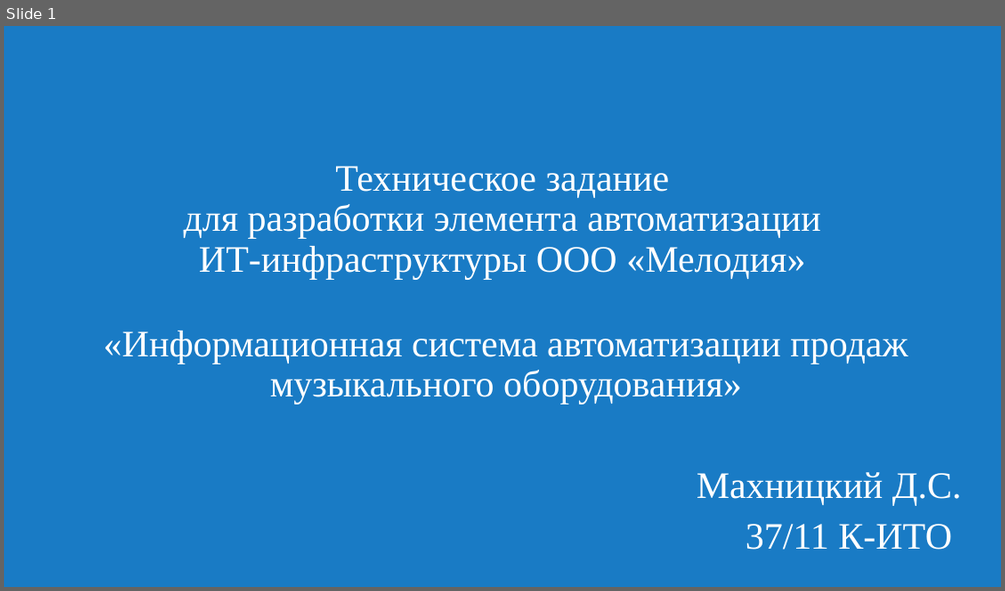
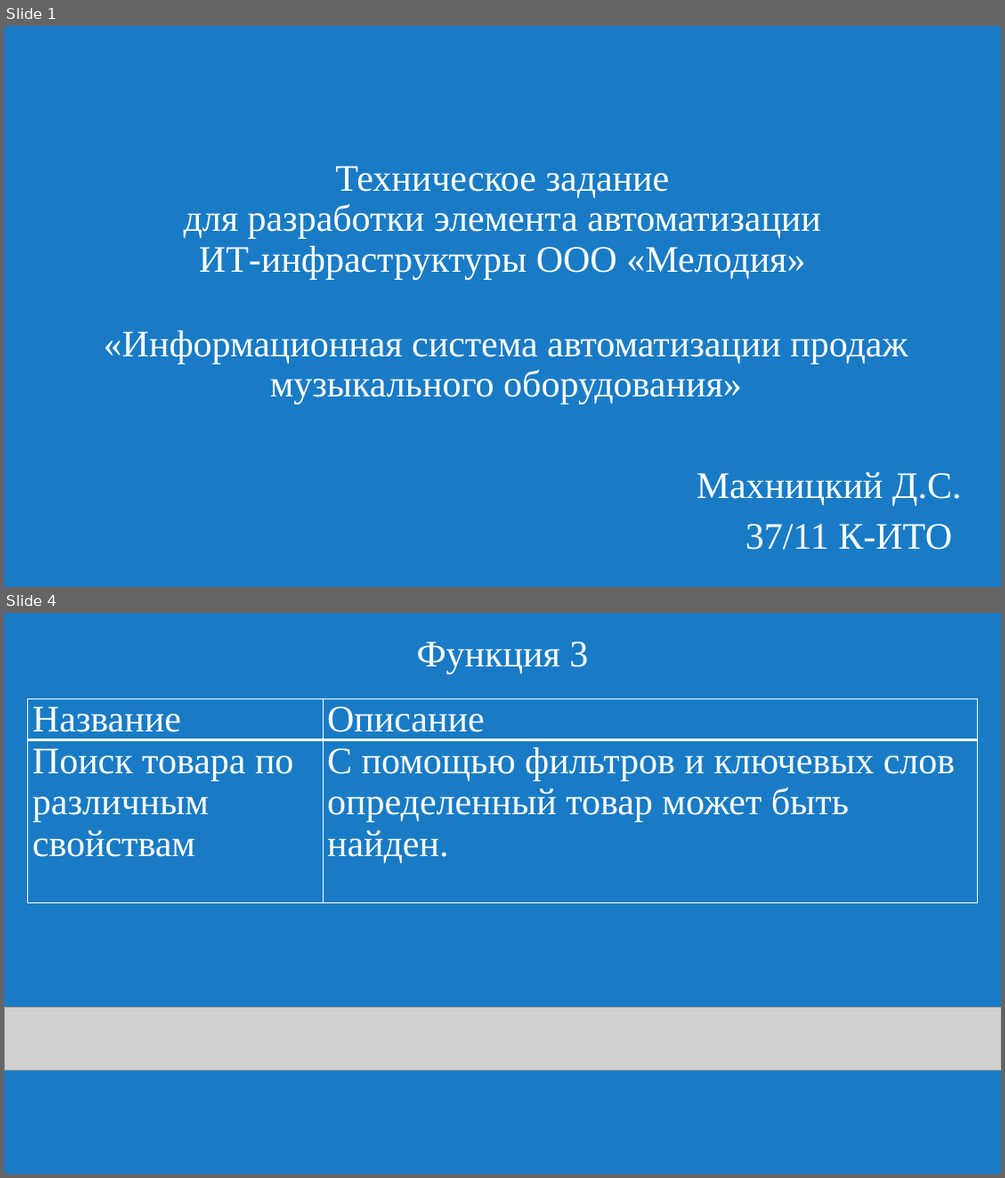
Before and after one commit to Slowpool/diploma-musical-shop-, a slide deck: OuterData/presentation.pptx. Shown one above the other, each under a label of ours: slide 1 before the commit, slides 1 and 4 after it; the slides between them are not shown. The pictures are 1005x591 and 1005x1178 pixels, drawn with LibreOffice and Linux fonts; fonts in the diff are those of the drawing; grey boxes stand for pictures. Boxes give left, top, right and bottom in pixels: in the first picture for what was removed or moved away, otherwise in the second. Text is boxed around its words. In the diff, an @@ line names an element or a change of style, - is before the commit and + after.

```diff
--- a/OuterData/presentation.pptx
+++ b/OuterData/presentation.pptx
@@ slide 4 added at [4,613,1001,1174], background #197BC5 @@
@@ title added at [417,641,588,674], 36 pt, text #FFFFFF @@
+Функция 3
@@ table added at [28,699,977,906], 2 rows, 2 columns @@
+Название | Описание
+Поиск товара по различным свойствам | С помощью фильтров и ключевых слов определенный товар может быть найден.
@@ picture added at [4,1007,1001,1070] @@
```
Also in this commit, not shown: 1 slide changed, 12 other slides added, 11 slides removed, 1 other file.
